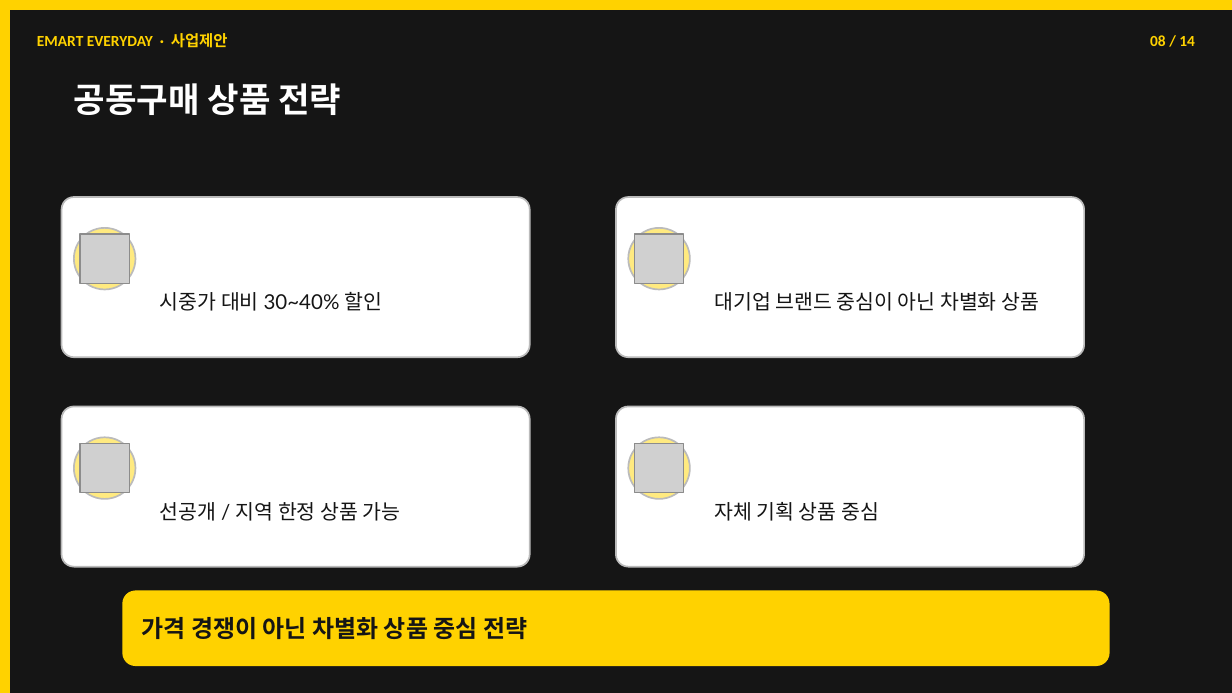
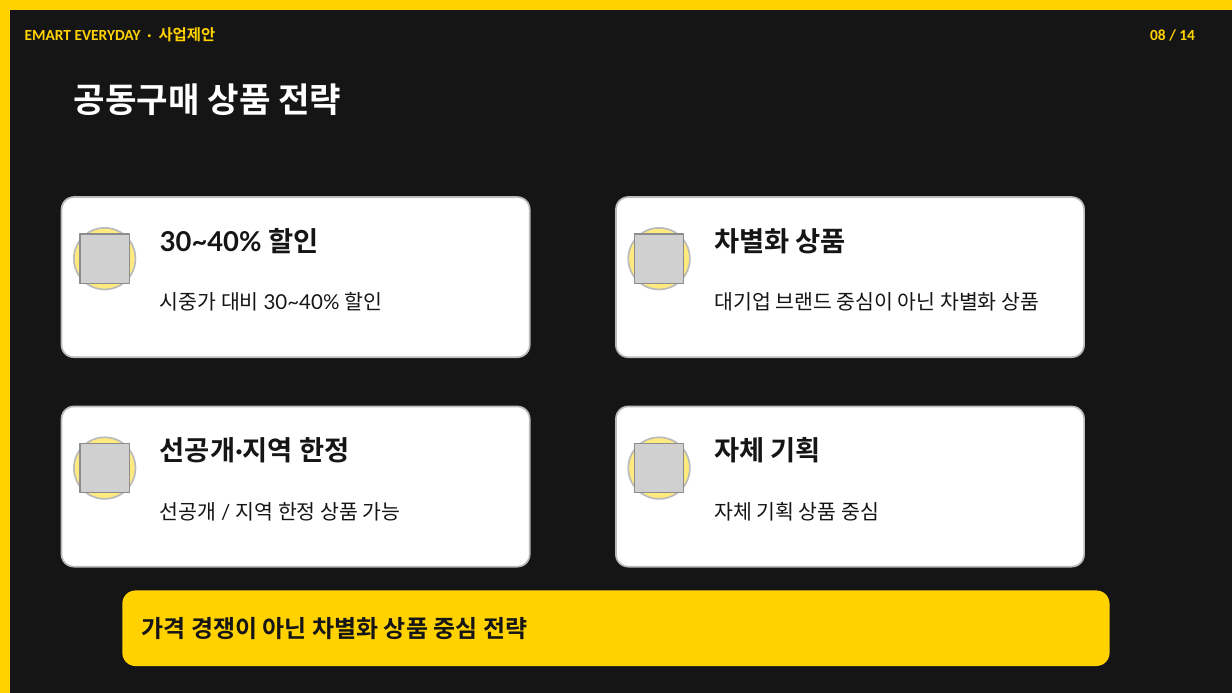
Before and after one commit to dhch777-maker/gagyebu, a slide deck: slide 8 of EMART/이마트에브리데이_사업제안서_v2_260301.pptx. Drawn at 1232x693 pixels with LibreOffice and Linux fonts; fonts in the diff are those of the drawing; grey boxes stand for pictures. Boxes give left, top, right and bottom in pixels: in the first picture for what was removed or moved away, otherwise in the second. Text is boxed around its words. In the diff, an @@ line names an element or a change of style, - is before the commit and + after.

```diff
--- a/EMART/이마트에브리데이_사업제안서_v2_260301.pptx
+++ b/EMART/이마트에브리데이_사업제안서_v2_260301.pptx
@@ text "EMART EVERYDAY · 사업제안": place and size @@
-text "EMART EVERYDAY · 사업제안" at [37, 33, 228, 48]
+text "EMART EVERYDAY · 사업제안" at [25, 27, 216, 42]
@@ text "08 / 14": place and size @@
-text "08 / 14" at [1150, 35, 1195, 46]
+text "08 / 14" at [1150, 29, 1195, 40]
@@ text added at [160, 228, 318, 254], 16 pt, text #151515, bold @@
+30~40% 할인
@@ text added at [714, 228, 846, 254], 16 pt, text #151515, bold @@
+차별화 상품
@@ text added at [160, 437, 349, 463], 16 pt, text #151515, bold @@
+선공개·지역 한정
@@ text added at [714, 437, 821, 463], 16 pt, text #151515, bold @@
+자체 기획
```
Also in this commit, not shown: 13 other slides changed, 1 other file.
